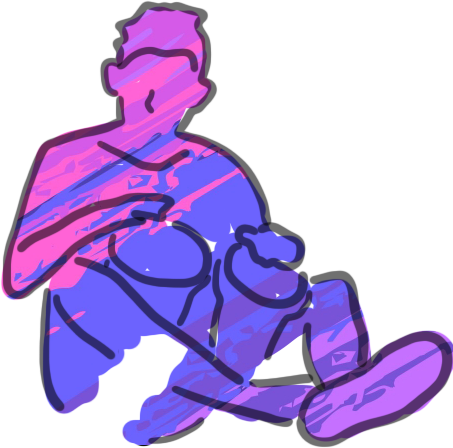
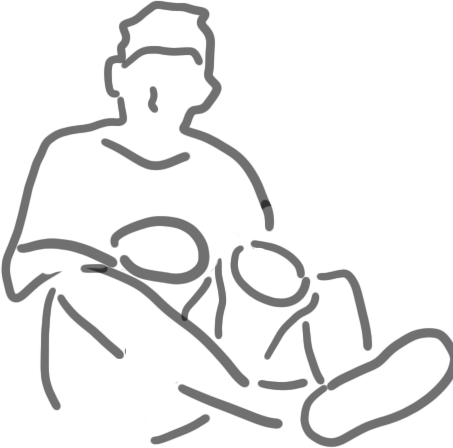
Two versions of the same layered image (453×448). Layer-by-layer changes:
added layer "Layer 1 copy" above "Layer 2" over left=0, top=0, right=453, bottom=448
hid "Layer 3" over left=0, top=0, right=453, bottom=448
